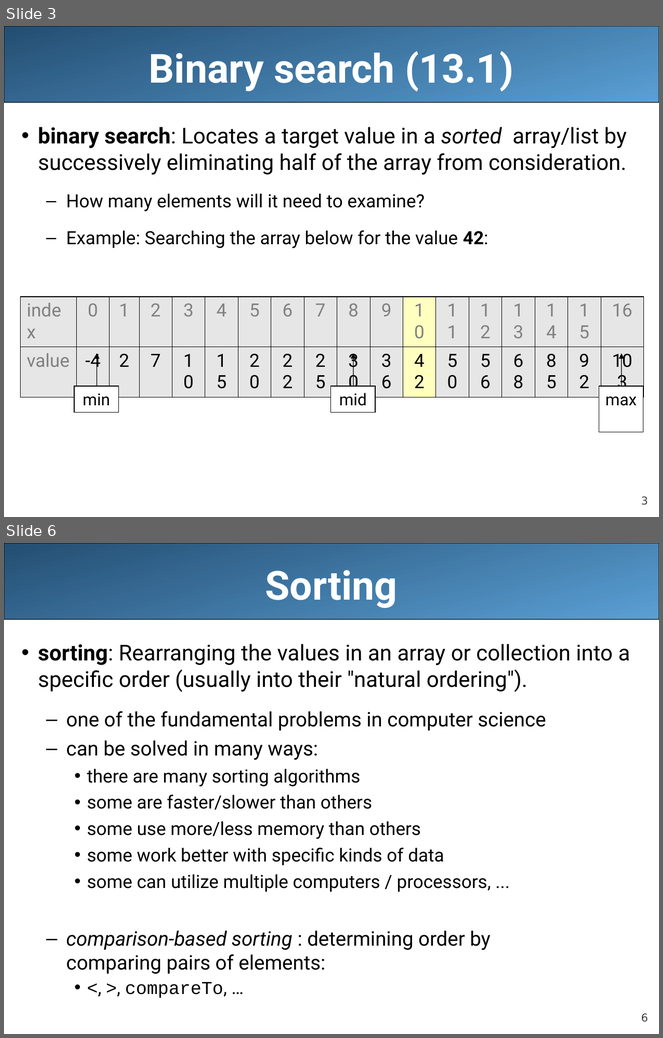
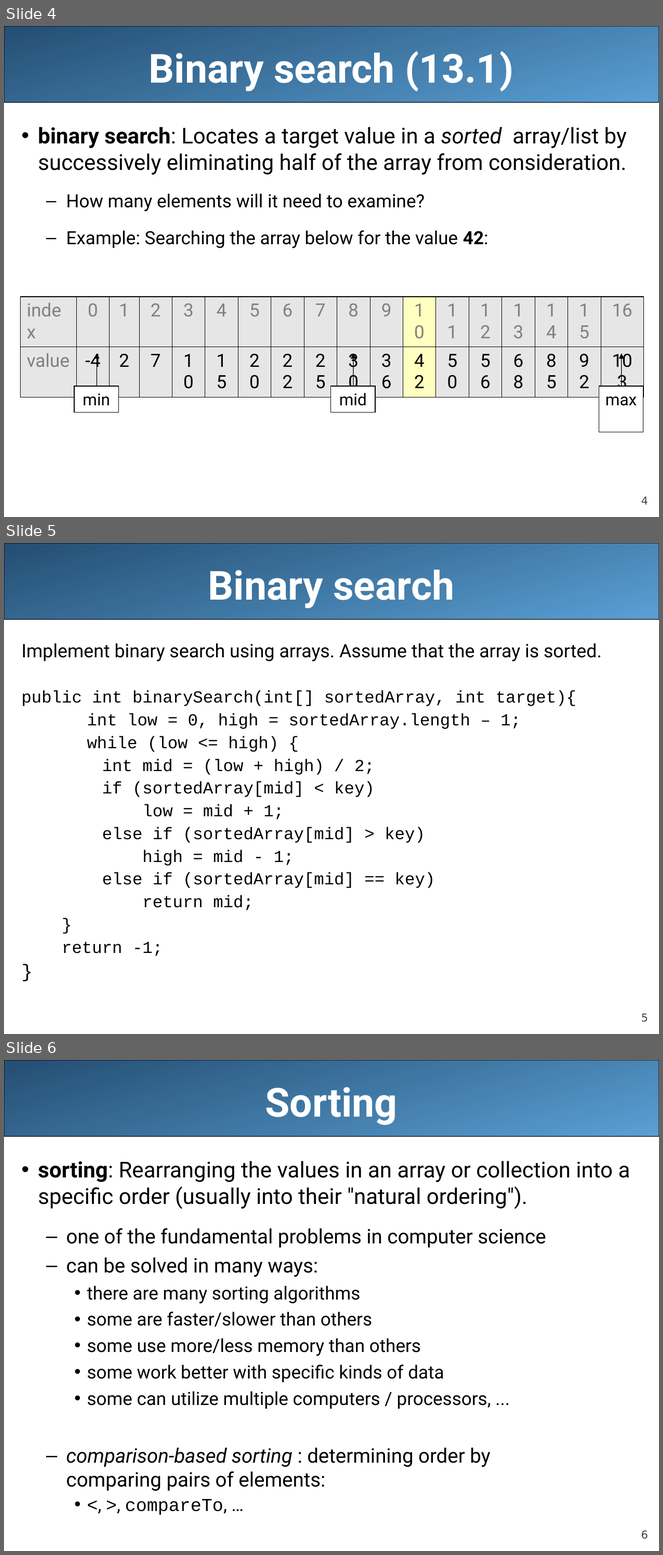
Before and after one commit to LongBaoNguyen/longbaonguyen.github.io, a slide deck: courses/apcsa/lecture19.ppt. Shown one above the other, each under a label of ours: slides 3 and 6 before the commit, slides 4, 5 and 6 after it; the slides between them are not shown. The pictures are 663x1038 and 663x1555 pixels, drawn with LibreOffice and Linux fonts; fonts in the diff are those of the drawing. Boxes give left, top, right and bottom in pixels: in the first picture for what was removed or moved away, otherwise in the second. Text is boxed around its words. In the diff, an @@ line names an element or a change of style, - is before the commit and + after.

```diff
--- a/courses/apcsa/lecture19.ppt
+++ b/courses/apcsa/lecture19.ppt
@@ slide 5 added at bbox=[4, 543, 659, 1034], background #FFFFFF; not listed: 2 template elements that a slide beside it also shows @@
@@ title added at bbox=[208, 570, 454, 609], 44 pt, text #FFFFFF, bold @@
+Binary search
@@ text added at bbox=[22, 643, 602, 956], 18.5 pt, text #000000 @@
+Implement binary search using arrays. Assume that the array is sorted.
+public int binarySearch(int[] sortedArray, int target){
+int low = 0, high = sortedArray.length – 1;
+while (low <= high) {
+int mid = (low + high) / 2;
+if (sortedArray[mid] < key)
+low = mid + 1;
+else if (sortedArray[mid] > key)
+high = mid - 1;
+else if (sortedArray[mid] == key)
+return mid;
+}
+return -1;
+}
@@ what was slide 3 is now slide 4 @@
@@ page number at bbox=[642, 497, 648, 505]: text changed @@
-3
+4
```
Also in this commit, not shown: 8 slides changed, 5 other slides added, 18 slides removed, 45 other files.
